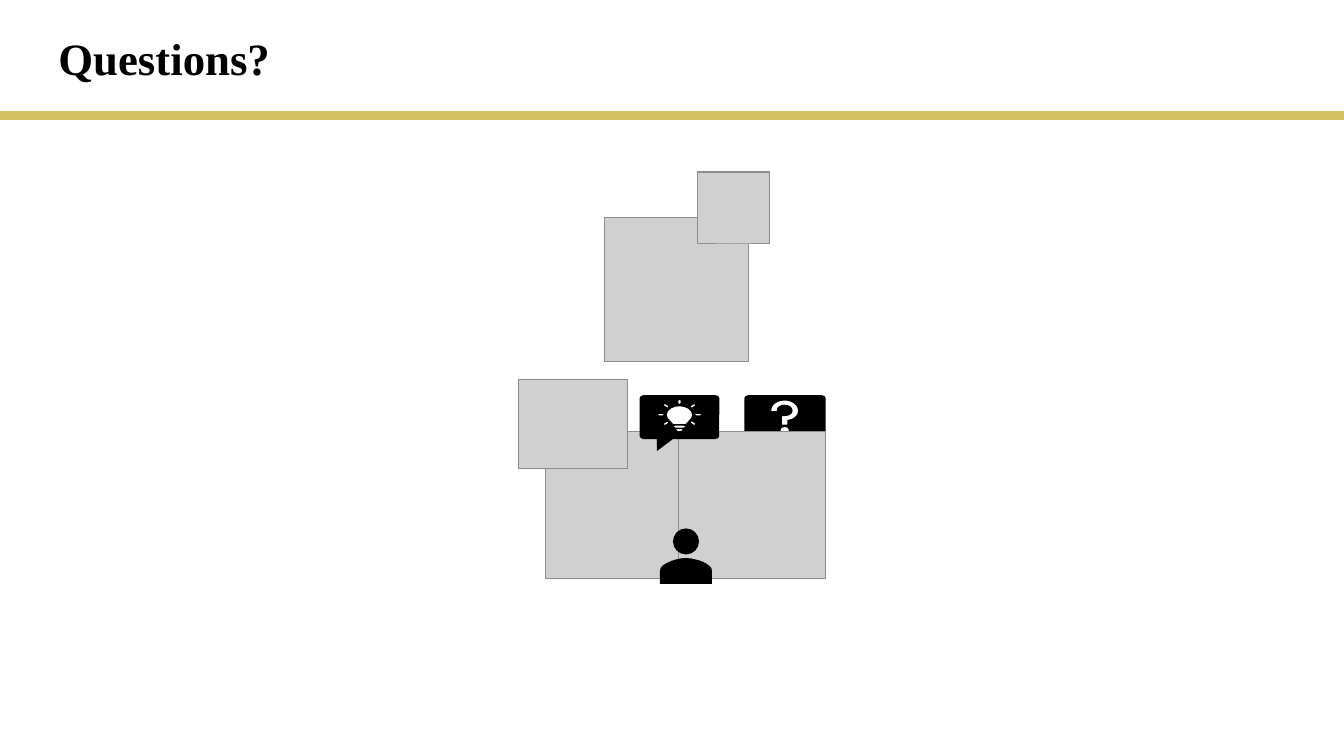
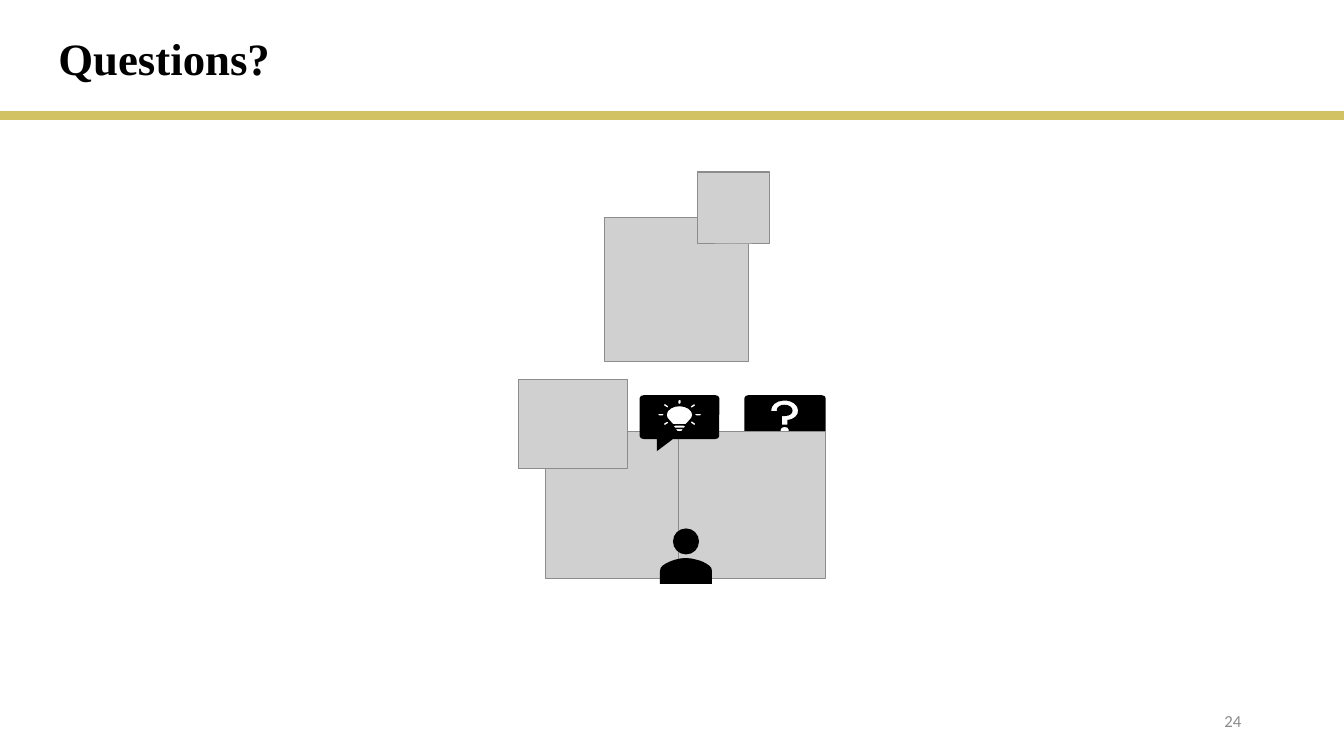
Before and after one commit to rmesina/T2_Codes-R-Us, a slide deck: slide 24 of final_project/T2_final_project.pptx (slide 23 before the commit). Drawn at 1344x756 pixels with LibreOffice and Linux fonts; fonts in the diff are those of the drawing; grey boxes stand for pictures. Boxes give left, top, right and bottom in pixels: in the first picture for what was removed or moved away, otherwise in the second. Text is boxed around its words. In the diff, an @@ line names an element or a change of style, - is before the commit and + after.

```diff
--- a/final_project/T2_final_project.pptx
+++ b/final_project/T2_final_project.pptx
@@ page number added at (x1=1224, y1=716, x2=1241, y2=727), 12 pt, text #8C8C8C @@
+24
```
Also in this commit, not shown: 22 other slides changed, 1 slide added, 2 other files.
